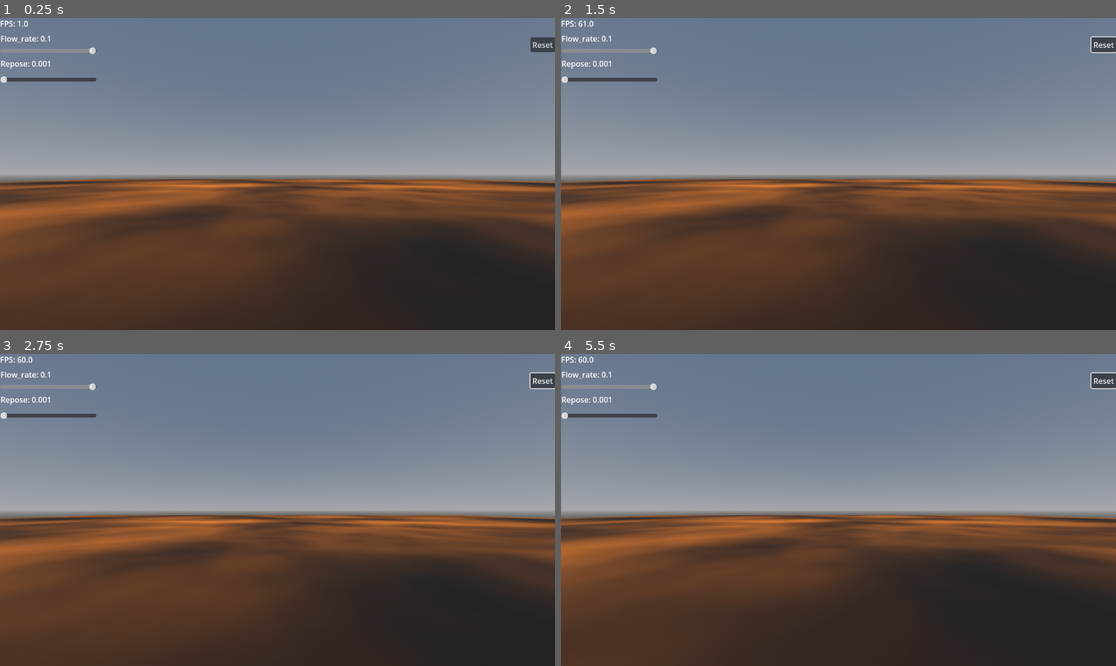
Above: before the commit, frames 1-4 (two rows, left to right).
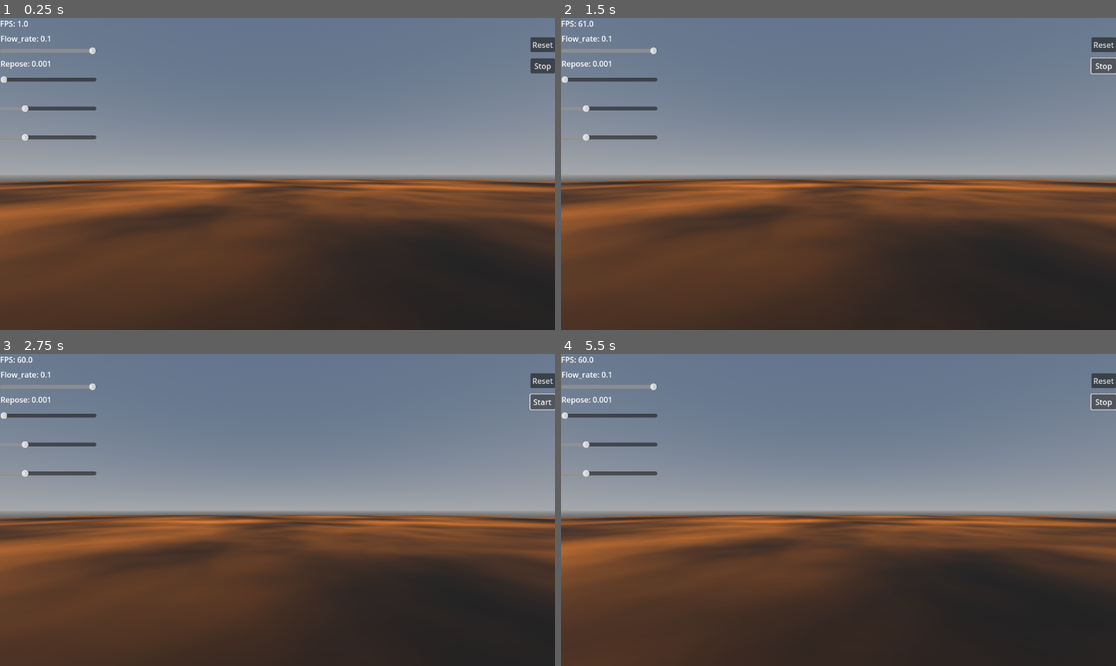
Above: after the commit, the same moments.

Repository: learnb/shovel-sim
Game: Godot game, scene res://test_room.tscn
Two runs of this game, one before a commit and one after it. Both use one fixed random seed, a clock stepped at 60 frames per second and the inputs below.
Inputs (mouse positions are in pixels of both pictures, inside the frame that each line leads up to):
- Up to frame 1 (0.25 s): no input
- Up to frame 2 (1.5 s): click "Reset" at 0.5 s; click (1104, 64) at 1.25 s, where only the run after the commit has a clickable "Stop"
- Up to frame 3 (2.75 s): click (543, 400) at 2 s, where only the run after the commit has a clickable "Stop"
- Up to frame 4 (5.5 s): click (1104, 400) at 2.75 s, where only the run after the commit has a clickable "Start"; click (1104, 400) at 3.5 s, where only the run after the commit has a clickable "Stop"; click (1104, 400) at 4.25 s, where only the run after the commit has a clickable "Start"; hold S (camera_backward) from 5.03 s (still down)

The runs differ from the first frame. In frame 1, 0.6% of the frame differs, in the area x 3-100%, y 12-40%; in frame 2, 0.7%, in the area x 3-100%, y 5-40%; in frame 3, 0.6%; in frame 4, 0.7%.
Error before the commit: Cannot call method 'shader_create_from_spirv' on a null value. (res://granular_sim_cs.gd:40)
Error after the commit: Cannot call method 'shader_create_from_spirv' on a null value. (res://granular_sim_cs.gd:41)

Commit message:
add grid size params to debug ui

Diff:
--- a/shovel-sim/debug_ui.gd
+++ b/shovel-sim/debug_ui.gd
@@ -4,7 +4,10 @@
 @onready var stats_label = $Stats_Label
 @onready var flow_slider: HSlider = $HSlider_flow
 @onready var repose_slider: HSlider = $HSlider_repose
+@onready var grid_width_slider: HSlider = $HSlider_grid_width
+@onready var grid_height_slider: HSlider = $HSlider_grid_height
 @onready var reset_button: Button = $Button
+@onready var stop_button: Button = $Button_stop
 @export var sim: Node
 
 func _ready():
@@ -16,7 +19,14 @@
 	repose_slider.value = sim.REPOSE
 	repose_slider.value_changed.connect(_on_repose_change)
 
+	grid_width_slider.value = sim.grid_width
+	grid_width_slider.value_changed.connect(_on_grid_width_change)
+
+	grid_height_slider.value = sim.grid_height
+	grid_height_slider.value_changed.connect(_on_grid_height_change)
+
 	reset_button.pressed.connect(_on_reset)
+	stop_button.pressed.connect(_on_stop)
 
 	print(map_value(42, 24, 90, -50, 50))
 
@@ -40,5 +50,19 @@
 	sim.REPOSE = value
 	#sim.prepare_buffers()
 
+func _on_grid_width_change(value: int):
+	sim.change_grid_size(value, sim.grid_height)
+
+func _on_grid_height_change(value: int):
+	sim.change_grid_size(sim.grid_width, value)
+
 func _on_reset():
 	sim.reset()
+
+func _on_stop():
+	sim.running = !sim.running
+
+	if sim.running:
+		stop_button.text = "Stop"
+	else:
+		stop_button.text = "Start"
--- a/shovel-sim/granular_sim_cs.gd
+++ b/shovel-sim/granular_sim_cs.gd
@@ -13,8 +13,8 @@
 var grid_param_buffer: RID
 var uniform_set: RID
 
-var grid_width: int = 128
-var grid_height: int = 128
+var grid_width: int = 256
+var grid_height: int = 256
 var grid_size: int = grid_width * grid_height
 var frame_counter: int = 0
 const SYNC_EVERY_N_FRAMES: int = 10
@@ -29,6 +29,7 @@
 var multi_mesh: MultiMesh
 
 var running: bool = false
+var running_shader: bool = false
 
 func _ready():
 	# Create rendering device
@@ -53,9 +54,20 @@
 		update_multimesh()
 
 func reset():
-	rd.sync()
+	if running_shader:
+		rd.sync()
+		running_shader = false
 	init_data()
 	prepare_buffers()
+	#running = true
+
+func change_grid_size(width: int, height: int):
+	running = false
+	grid_width = width
+	grid_height = height
+	grid_size = grid_width * grid_height
+	resize_multimesh()
+	reset()
 
 func init_data():
 	frame_counter = 0
@@ -135,6 +147,7 @@
 	if frame_counter == 0:
 		#print("submit")
 		rd.submit()
+		running_shader = true
 
 	frame_counter += 1
 
@@ -142,6 +155,7 @@
 	if frame_counter >= SYNC_EVERY_N_FRAMES:
 		#print("sync")
 		rd.sync()
+		running_shader = false
 		frame_counter = 0
 
 	# Read results
@@ -169,6 +183,12 @@
 	multi_mesh_instance.multimesh = multi_mesh
 	add_child(multi_mesh_instance)
 
+func resize_multimesh():
+	var t: Transform3D = Transform3D()
+	t.origin = Vector3(-1 * (grid_width / 2), 0, -1 * (grid_height / 2))
+	multi_mesh_instance.transform = t
+	multi_mesh.instance_count = grid_size
+
 func update_multimesh():
 	for x in range(grid_width):
 		for y in range(grid_height):
--- a/shovel-sim/test_room.tscn
+++ b/shovel-sim/test_room.tscn
@@ -98,4 +98,32 @@
 grow_horizontal = 0
 text = "Reset"
 
+[node name="Button_stop" type="Button" parent="DebugUI"]
+anchors_preset = 1
+anchor_left = 1.0
+anchor_right = 1.0
+offset_left = -51.0
+offset_top = 84.0
+offset_bottom = 115.0
+grow_horizontal = 0
+text = "Stop"
+
+[node name="HSlider_grid_width" type="HSlider" parent="DebugUI"]
+offset_top = 180.0
+offset_right = 200.0
+offset_bottom = 196.0
+min_value = 8.0
+max_value = 1024.0
+step = 2.0
+value = 8.0
+
+[node name="HSlider_grid_height" type="HSlider" parent="DebugUI"]
+offset_top = 240.0
+offset_right = 200.0
+offset_bottom = 256.0
+min_value = 8.0
+max_value = 1024.0
+step = 2.0
+value = 8.0
+
 [node name="Granular_Sim_CS" parent="." instance=ExtResource("4_ju58f")]
Not shown, changed: notes.md
